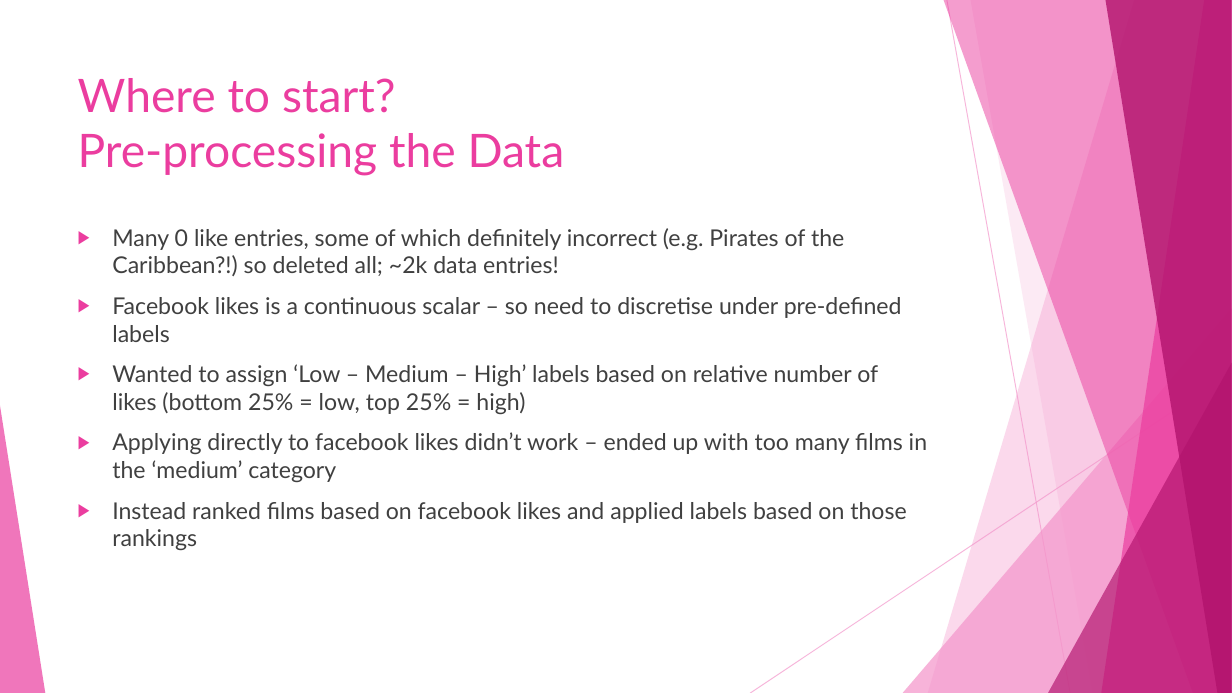
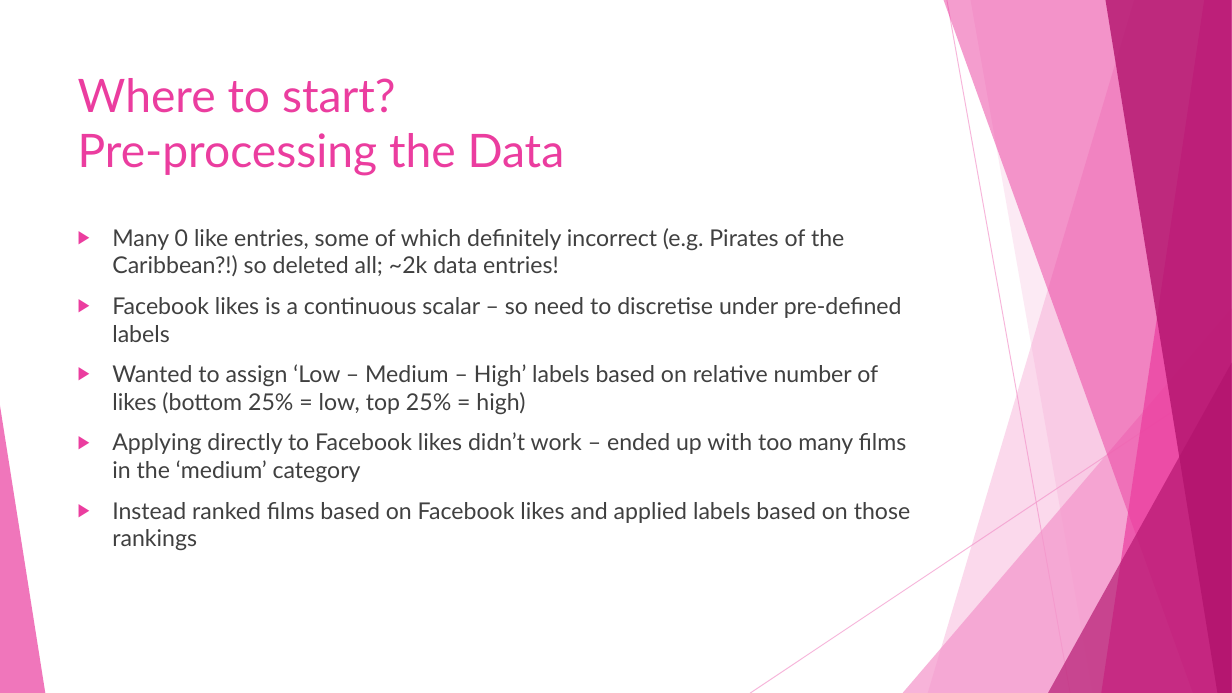
Before and after one commit to katjad/iris-robot-imdb, a slide deck: slide 4 of IMDb Data Exploration & Machine Learning.pptx (slide 3 before the commit). Drawn at 1232x693 pixels with LibreOffice and Linux fonts; fonts in the diff are those of the drawing. Boxes give left, top, right and bottom in pixels: in the first picture for what was removed or moved away, otherwise in the second. Text is boxed around its words. In the diff, an @@ line names an element or a change of style, - is before the commit and + after.

Commit message:
Updated based on Chew-Yean's email

```diff
--- a/IMDb Data Exploration & Machine Learning.pptx
+++ b/IMDb Data Exploration & Machine Learning.pptx
@@ text at [112, 432, 910, 550]: text changed @@
-▶ Applying directly to facebook likes didn’t work – ended up with too many films in the ‘medium’ category
-▶ Instead ranked films based on facebook likes and applied labels based on those rankings
+▶ Applying directly to Facebook likes didn’t work – ended up with too many films in the ‘medium’ category
+▶ Instead ranked films based on Facebook likes and applied labels based on those rankings
```
Also in this commit, not shown: 4 other slides changed, 5 slides added.
